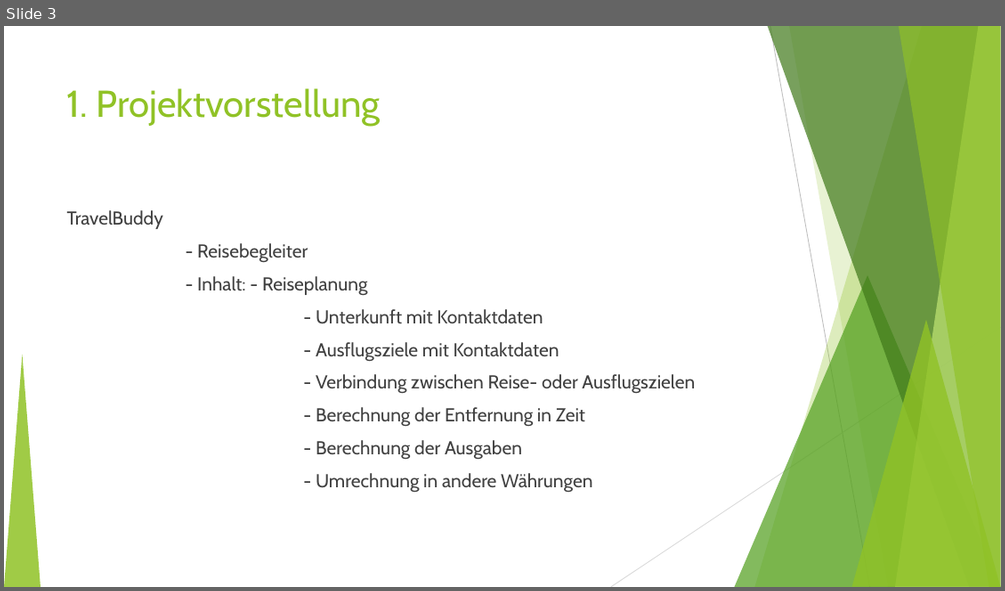
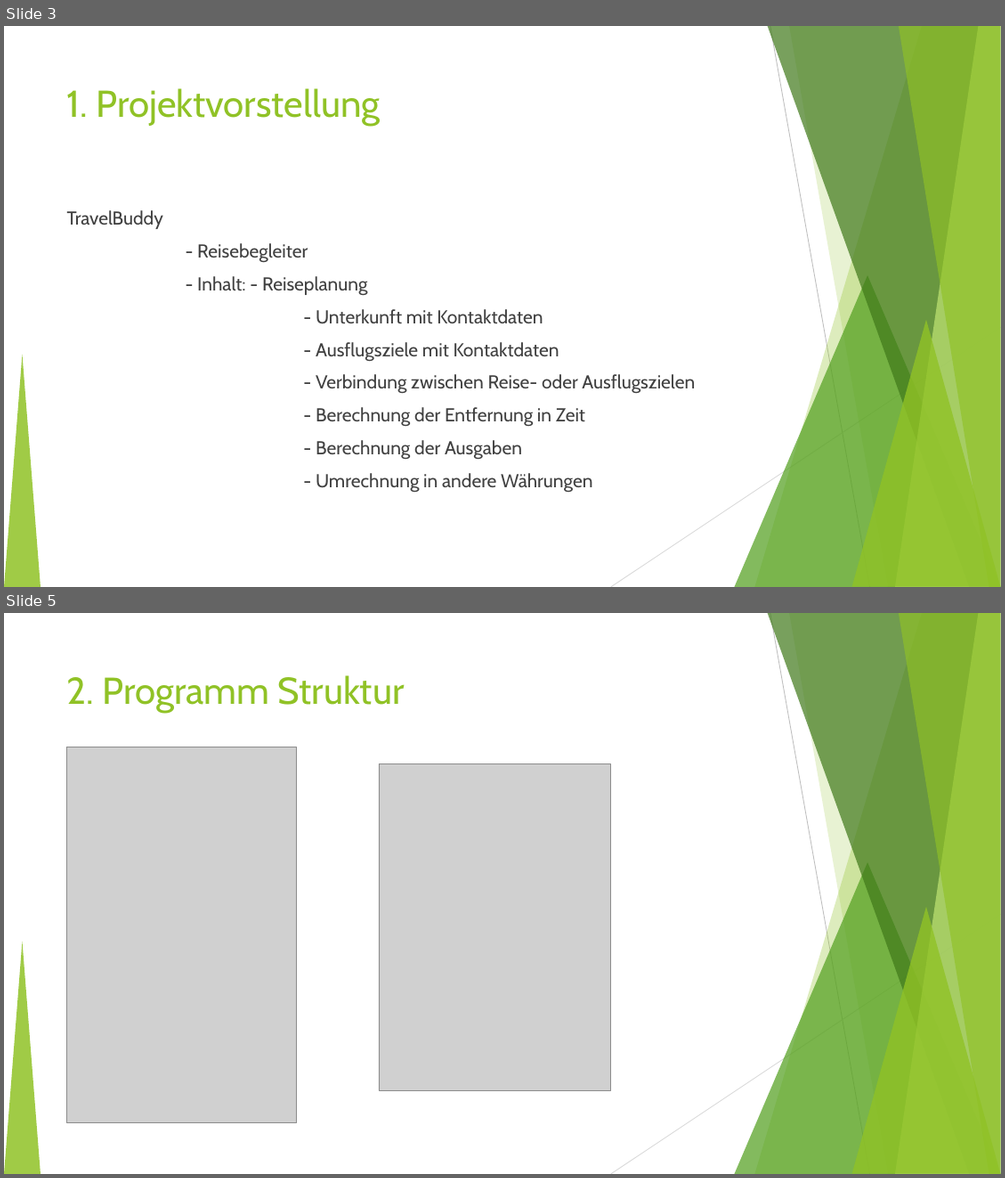
Before and after one commit to fh-erfurt/TravelBuddy-REST, a slide deck: doc/Präsentation/TravelBuddy_1.ppt. Shown one above the other, each under a label of ours: slide 3 before the commit, slides 3 and 5 after it; the slides between them are not shown. The pictures are 1005x591 and 1005x1178 pixels, drawn with LibreOffice and Linux fonts; fonts in the diff are those of the drawing; grey boxes stand for pictures. Boxes give left, top, right and bottom in pixels: in the first picture for what was removed or moved away, otherwise in the second. Text is boxed around its words. In the diff, an @@ line names an element or a change of style, - is before the commit and + after.

```diff
--- a/doc/Präsentation/TravelBuddy_1.ppt
+++ b/doc/Präsentation/TravelBuddy_1.ppt
@@ slide 5 added at (4,613,1001,1174), background #FFFFFF; not listed: 10 template elements that a slide beside it also shows @@
@@ title added at (66,675,404,713), 36 pt, text #90C226 @@
+2. Programm Struktur
@@ picture added at (67,747,297,1123) @@
@@ picture added at (379,764,610,1090) @@
```
Also in this commit, not shown: 5 slides changed, 4 other slides added, 1 slide removed.
